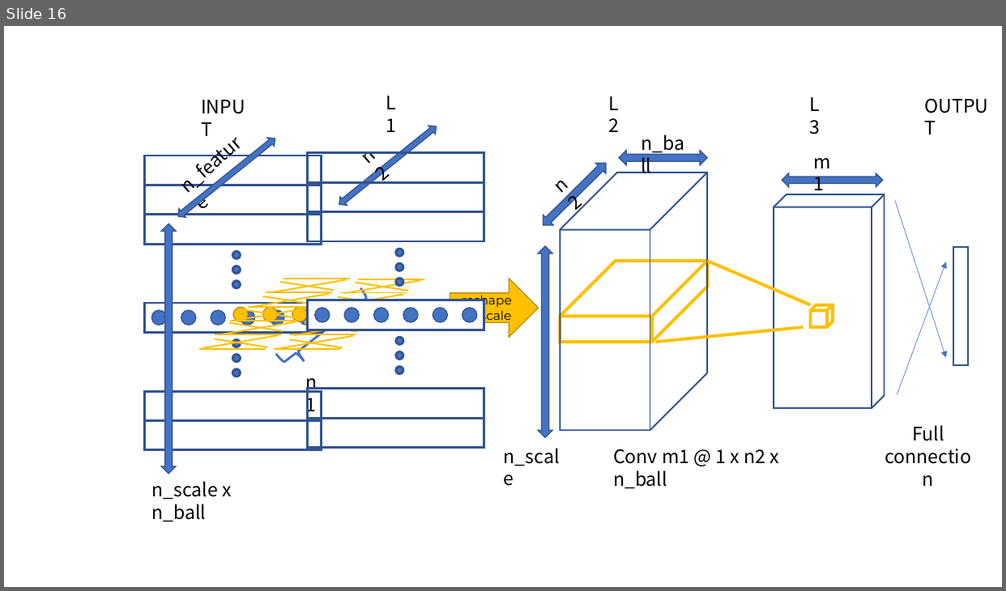
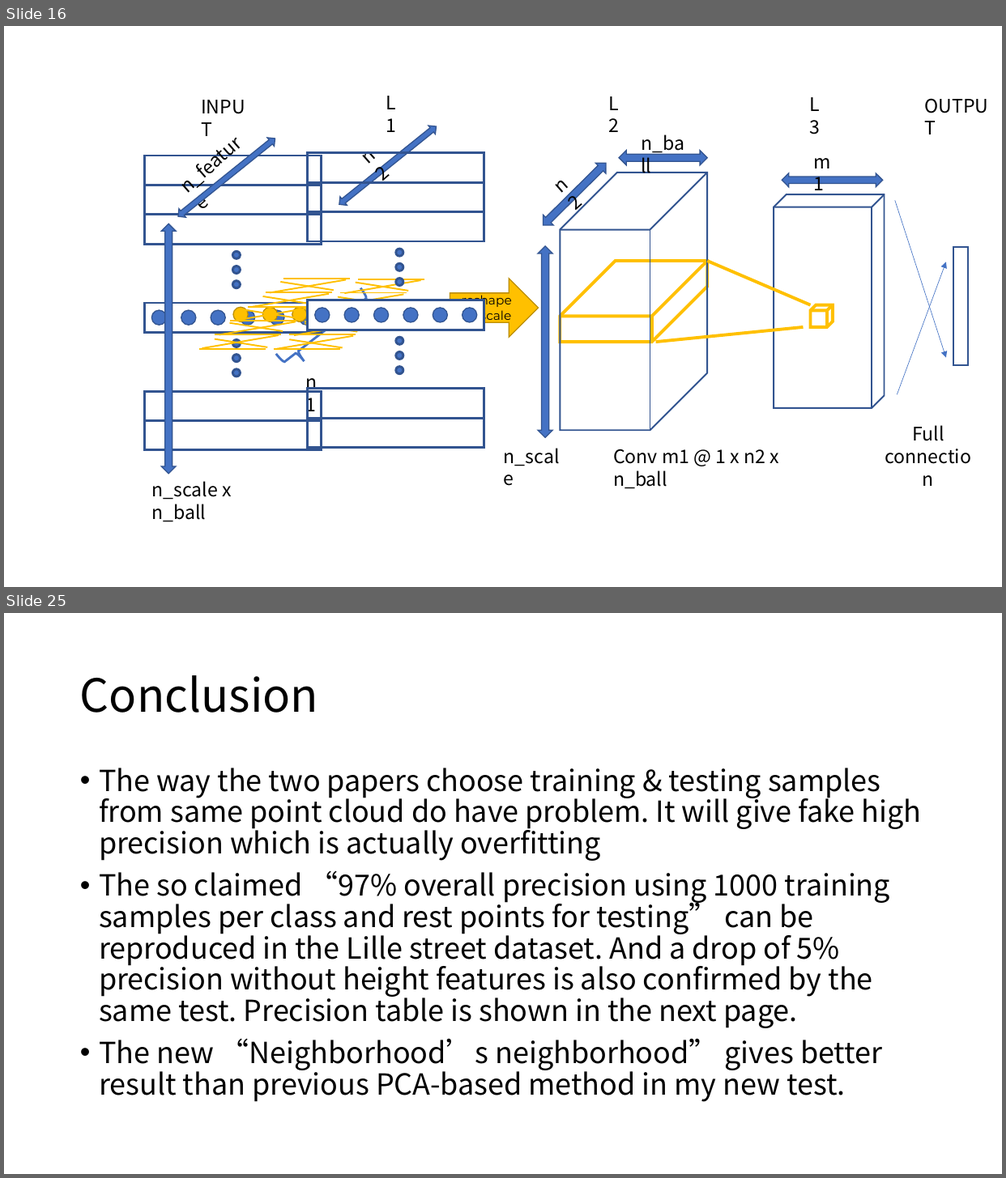
Before and after one commit to eglrp/nuage_de_points, a slide deck: projet/report.pptx. Shown one above the other, each under a label of ours: slide 16 before the commit, slides 16 and 25 after it; the slides between them are not shown. The pictures are 1006x591 and 1006x1178 pixels, drawn with LibreOffice and Linux fonts; fonts in the diff are those of the drawing. Boxes give left, top, right and bottom in pixels: in the first picture for what was removed or moved away, otherwise in the second. Text is boxed around its words. In the diff, an @@ line names an element or a change of style, - is before the commit and + after.

```diff
--- a/projet/report.pptx
+++ b/projet/report.pptx
@@ slide 25 added at <box>4,613,1002,1174</box>, background #FFFFFF @@
@@ title added at <box>80,675,318,713</box>, 44 pt, text #000000 @@
+Conclusion
@@ text added at <box>99,768,921,1102</box>, 28 pt, text #000000 @@
+• The way the two papers choose training & testing samples from same point cloud do have problem. It will give fake high precision which is actually overfitting
+• The so claimed “97% overall precision using 1000 training samples per class and rest points for testing” can be reproduced in the Lille street dataset. And a drop of 5% precision without height features is also confirmed by the same test. Precision table is shown in the next page.
+• The new “Neighborhood’s neighborhood” gives better result than previous PCA-based method in my new test.
```
Also in this commit, not shown: 2 slides changed, 9 other slides added, 2 slides removed.
